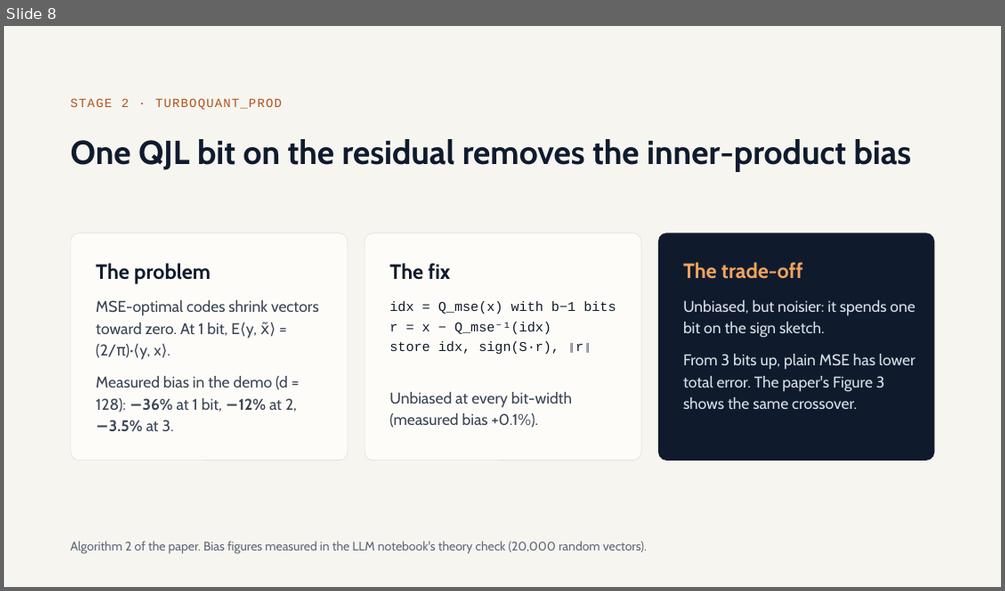
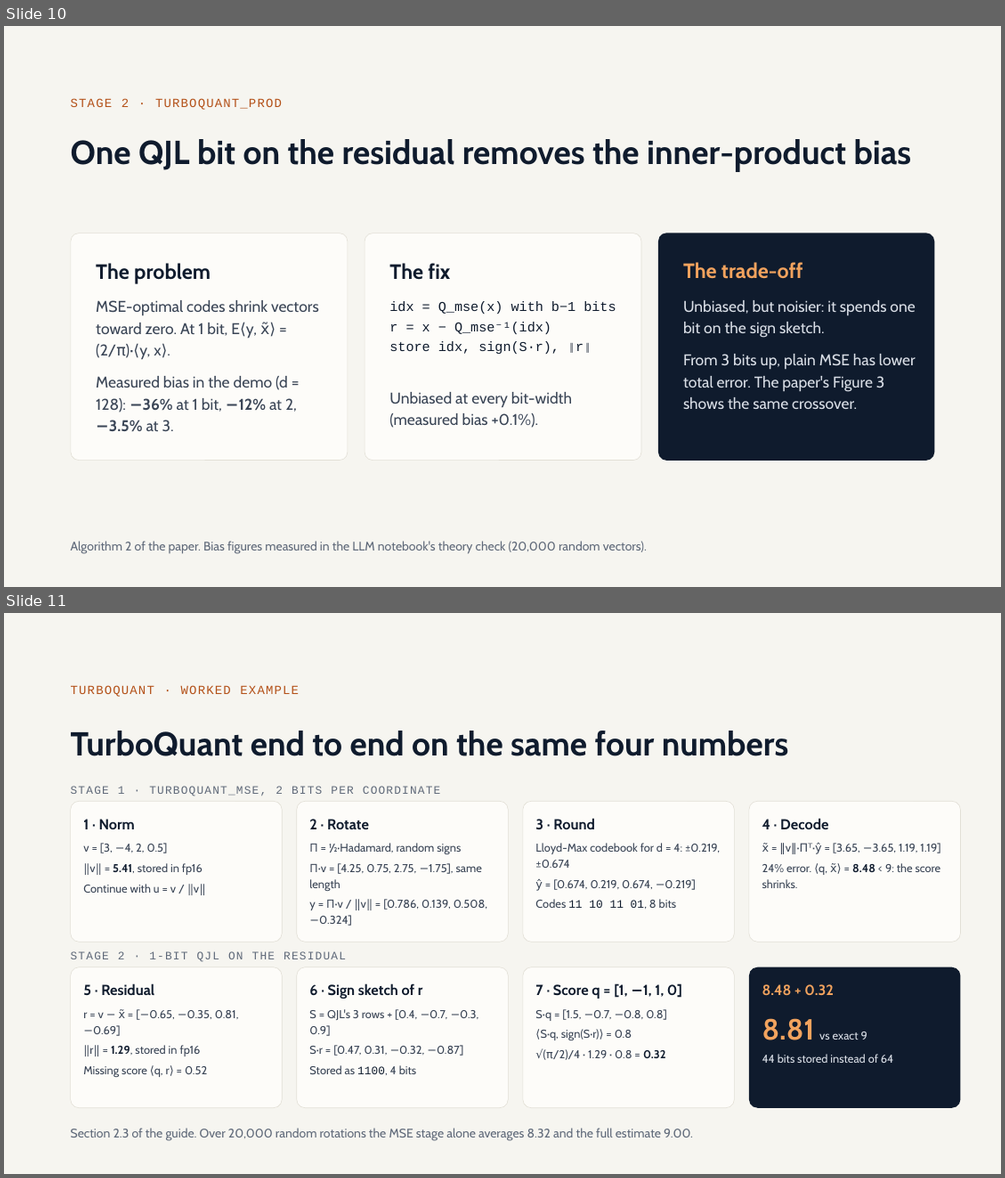
Before and after one commit to olonok69/TurboQuant_ML, a slide deck: docs/TurboQuant.pptx. Shown one above the other, each under a label of ours: slide 8 before the commit, slides 10 and 11 after it. The pictures are 1005x591 and 1005x1178 pixels, drawn with LibreOffice and Linux fonts; fonts in the diff are those of the drawing. Boxes give left, top, right and bottom in pixels: in the first picture for what was removed or moved away, otherwise in the second. Text is boxed around its words. In the diff, an @@ line names an element or a change of style, - is before the commit and + after.

Commit message:
Add worked QJL, PolarQuant and TurboQuant example slides and a TurboQuant example to both guides
Three new slides use v = [3, -4, 2, 0.5] and q = [1, -1, 1, 0]: QJL and
PolarQuant after 'Three papers, one idea', and an end-to-end TurboQuant_prod
example (rotation, 2-bit Lloyd-Max, residual, QJL sign bits, score) after
'Stage 2'. Section 2.3 of both guides gets the same TurboQuant example, and
docs/guide/worked_examples.py reproduces every number in the three examples.

```diff
--- a/docs/TurboQuant.pptx
+++ b/docs/TurboQuant.pptx
@@ slide 11 added at (x1=4, y1=613, x2=1001, y2=1174), background #F6F5F0 @@
@@ text added at (x1=71, y1=685, x2=299, y2=697), 12 pt, text #B4521A @@
+TURBOQUANT · WORKED EXAMPLE
@@ title added at (x1=71, y1=730, x2=789, y2=756), 32 pt, text #0F1B2D, bold @@
+TurboQuant end to end on the same four numbers
@@ text added at (x1=71, y1=786, x2=441, y2=796), 11 pt, text #5F6979 @@
+STAGE 1 · TURBOQUANT_MSE, 2 BITS PER COORDINATE
@@ rounded rectangle added at (x1=71, y1=802, x2=283, y2=942), fill #FDFCF9, outline #E2DFD6 0.5 pt @@
@@ text added at (x1=83, y1=819, x2=202, y2=892), 11 pt, text #3A4556 @@
+1 · Norm
+v = [3, −4, 2, 0.5]
+‖v‖ = 5.41, stored in fp16
+Continue with u = v / ‖v‖
@@ rounded rectangle added at (x1=297, y1=802, x2=508, y2=942), fill #FDFCF9, outline #E2DFD6 0.5 pt @@
@@ text added at (x1=309, y1=819, x2=487, y2=925), 11 pt, text #3A4556 @@
+2 · Rotate
+Π = ½·Hadamard, random signs
+Π·v = [4.25, 0.75, 2.75, −1.75], same length
+y = Π·v / ‖v‖ = [0.786, 0.139, 0.508, −0.324]
@@ rounded rectangle added at (x1=523, y1=802, x2=735, y2=942), fill #FDFCF9, outline #E2DFD6 0.5 pt @@
@@ text added at (x1=535, y1=818, x2=720, y2=908), 11 pt, text #3A4556 @@
+3 · Round
+Lloyd-Max codebook for d = 4: ±0.219, ±0.674
+ŷ = [0.674, 0.219, 0.674, −0.219]
+Codes 11 10 11 01, 8 bits
@@ rounded rectangle added at (x1=749, y1=802, x2=961, y2=942), fill #FDFCF9, outline #E2DFD6 0.5 pt @@
@@ text added at (x1=762, y1=818, x2=941, y2=888), 11 pt, text #3A4556 @@
+4 · Decode
+x̃ = ‖v‖·Πᵀ·ŷ = [3.65, −3.65, 1.19, 1.19]
+24% error. ⟨q, x̃⟩ = 8.48 < 9: the score shrinks.
@@ text added at (x1=71, y1=951, x2=346, y2=962), 11 pt, text #5F6979 @@
+STAGE 2 · 1-BIT QJL ON THE RESIDUAL
@@ rounded rectangle added at (x1=71, y1=967, x2=283, y2=1108), fill #FDFCF9, outline #E2DFD6 0.5 pt @@
@@ text added at (x1=83, y1=983, x2=239, y2=1077), 11 pt, text #3A4556 @@
+5 · Residual
+r = v − x̃ = [−0.65, −0.35, 0.81, −0.69]
+‖r‖ = 1.29, stored in fp16
+Missing score ⟨q, r⟩ = 0.52
@@ rounded rectangle added at (x1=297, y1=967, x2=508, y2=1108), fill #FDFCF9, outline #E2DFD6 0.5 pt @@
@@ text added at (x1=309, y1=983, x2=478, y2=1075), 11 pt, text #3A4556 @@
+6 · Sign sketch of r
+S = QJL's 3 rows + [0.4, −0.7, −0.3, 0.9]
+S·r = [0.47, 0.31, −0.32, −0.87]
+Stored as 1100, 4 bits
@@ rounded rectangle added at (x1=523, y1=967, x2=735, y2=1108), fill #FDFCF9, outline #E2DFD6 0.5 pt @@
@@ text added at (x1=535, y1=983, x2=682, y2=1060), 11 pt, text #3A4556 @@
+7 · Score q = [1, −1, 1, 0]
+S·q = [1.5, −0.7, −0.8, 0.8]
+⟨S·q, sign(S·r)⟩ = 0.8
+√(π/2)/4 · 1.29 · 0.8 = 0.32
@@ rounded rectangle added at (x1=749, y1=967, x2=961, y2=1108), fill #0F1B2D @@
@@ text added at (x1=762, y1=984, x2=893, y2=1062), 11 pt, text #D9DEE6 @@
+8.48 + 0.32
+8.81 vs exact 9
+44 bits stored instead of 64
@@ text added at (x1=71, y1=1127, x2=693, y2=1141), 12 pt, text #5F6979 @@
+Section 2.3 of the guide. Over 20,000 random rotations the MSE stage alone averages 8.32 and the full estimate 9.00.
@@ what was slide 8 is now slide 10 @@
```
Also in this commit, not shown: 2 other slides added, 3 other files.
